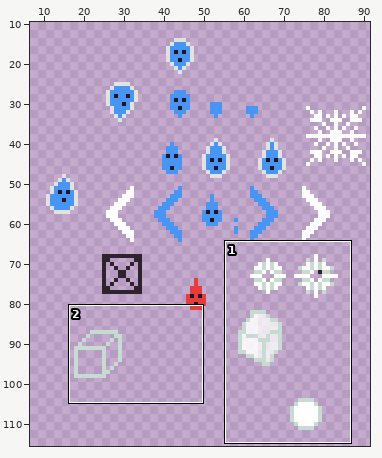
Edited in one commit: pixel-art file (Assets/Sprites/MainCharacter/Goutte.aseprite). Above, an overview of the earlier version with the close-up marked.
Close-up. The starting point:
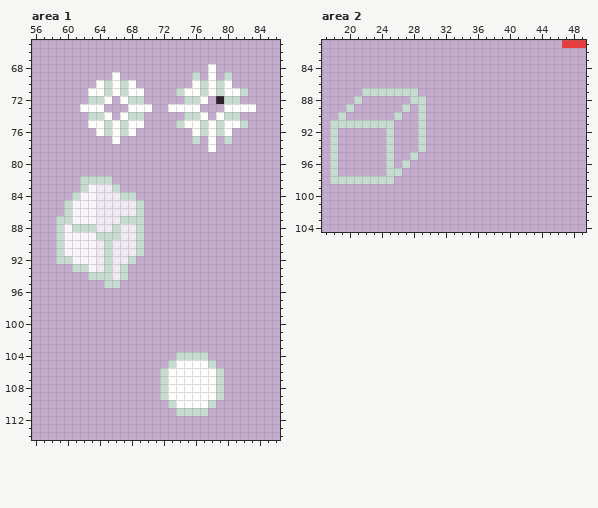
92x256 pixels, 1 frame. Shown: area 1: x 56..86, y 65..114; area 2: x 17..49, y 81..104. The wide view leaves out empty margins.
The same view after the edit:
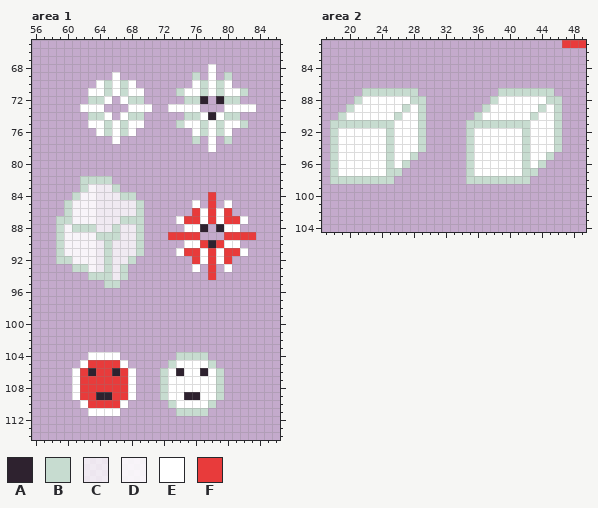
Palette (. is transparent): A #2e222f  B #c7dcd0  C #ffffffbf  D #ffffffdf  E #ffffff  F #e83b3b
Edits made:
--- area 1
@@ x 75..80 @@
  71 EEBEBE
- 72 BBE.AB
+ 72 BBA.AB
  73 EE...E
- 74 BBE.EB
+ 74 BBEAEB
  75 EEBEBE
@@ x 71..85 @@
  83 ...............
- 84 ...............
- 85 ...............
- 86 ...............
- 87 ...............
- 88 ...............
- 89 ...............
- 90 ...............
- 91 ...............
- 92 ...............
- 93 ...............
- 94 ...............
+ 84 .......F.......
+ 85 .....E.F.E.....
+ 86 .....FEFEF.....
+ 87 ...EFFEFEFFE...
+ 88 ....EEA.AEE....
+ 89 ..FFFF...FFFF..
+ 90 ....EEFAFEE....
+ 91 ...EFFEFEFFE...
+ 92 .....FEFEF.....
+ 93 .....E.F.E.....
+ 94 .......F.......
  95 ...............
@@ x 59..79 @@
 103 .....................
-104 ...............BBBB..
-105 ..............BEEEEB.
-106 .............BEEEEEEB
-107 .............BEEEEEEB
-108 .............BEEEEEEB
-109 .............BEEEEEEB
-110 ..............BEEEEB.
-111 ...............BBBB..
+104 ....EEEE.......BBBB..
+105 ...EFFFFE.....BEEEEB.
+106 ..EFAFFAFE...BEAEEAEB
+107 ..EFFFFFFE...BEEEEEEB
+108 ..EFFFFFFE...BEEEEEEB
+109 ..EFFAAFFE...BEEAAEEB
+110 ...EFFFFE.....BEEEEB.
+111 ....EEEE.......BBBB..
 112 .....................
--- area 2
@@ x 17..49 @@
  86 .................................
- 87 .....BBBBBBB.....................
- 88 ....B......BB....................
- 89 ...B......B.B....................
- 90 ..B......B..B....................
- 91 .BBBBBBBB...B....................
- 92 .B......B...B....................
- 93 .B......B...B....................
- 94 .B......B...B....................
- 95 .B......B..B.....................
- 96 .B......B.B......................
- 97 .B......BB.......................
- 98 .BBBBBBBB........................
+ 87 .....BBBBBBB..........BBBBBBB....
+ 88 ....BEEEEEEBB........BEEEEEEBB...
+ 89 ...BEEEEEEBEB.......BEEEEEEBEB...
+ 90 ..BEEEEEEBEEB......BEEEEEEBEEB...
+ 91 .BBBBBBBBEEEB.....BBBBBBBBEEEB...
+ 92 .BEEEEEEBEEEB.....BEEEEEEBEEEB...
+ 93 .BEEEEEEBEEEB.....BEEEEEEBEEEB...
+ 94 .BEEEEEEBEEEB.....BEEEEEEBEEEB...
+ 95 .BEEEEEEBEEB......BEEEEEEBEEB....
+ 96 .BEEEEEEBEB.......BEEEEEEBEB.....
+ 97 .BEEEEEEBB........BEEEEEEBB......
+ 98 .BBBBBBBB.........BBBBBBBB.......
  99 .................................
Changed places in both close-ups, as pixel boxes (x1, y1, x2, y2):
changed: (200, 96, 216, 120)
added: (168, 192, 256, 280)
added: (72, 352, 136, 416)
changed: (176, 368, 208, 400)
added: (466, 88, 562, 184)
added: (338, 96, 418, 176)
